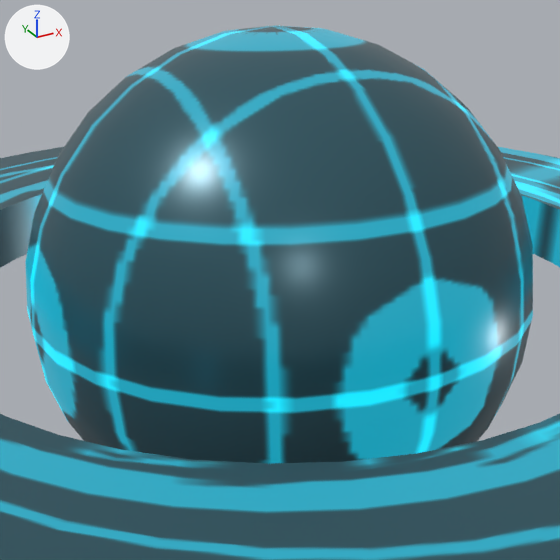
One commit to the glTF model assets/toy/item-6-12.glb: the scene before it, then after it.
One viewpoint serves both versions: a 50 mm camera at (-0.425, -0.771, 0.386) aimed at (0.0, 0.0, 0.0). Arrows for +X, +Y and +Z are at upper left; the lights stay in place. The first picture is the older version.

Objects in the first picture: 'planet', 'plat'.
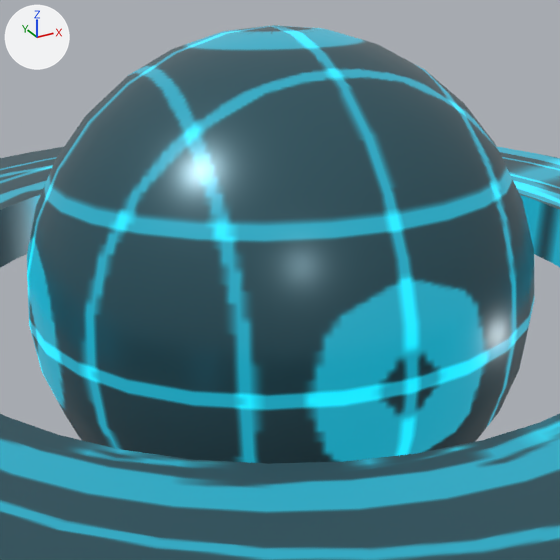
Pixel boxes (x1, y1, x2, y2) of what changed, in the pictures (560 x 560 px):
```json
{"object": "planet", "change": "turned", "before": [25, 26, 533, 464], "after": [27, 25, 535, 464]}
```

Scene script edits in JSON lines:
```json
{"op": "set", "path": "ob_planet.rotation_euler", "old": "(-0.0413, -0.00015, -0.00727)", "new": "(-0.0527, -0.00241, -0.0914)", "note": "degrees (-2.4, 0, -0.4) -> degrees (-3, -0.1, -5.2)"}
```
